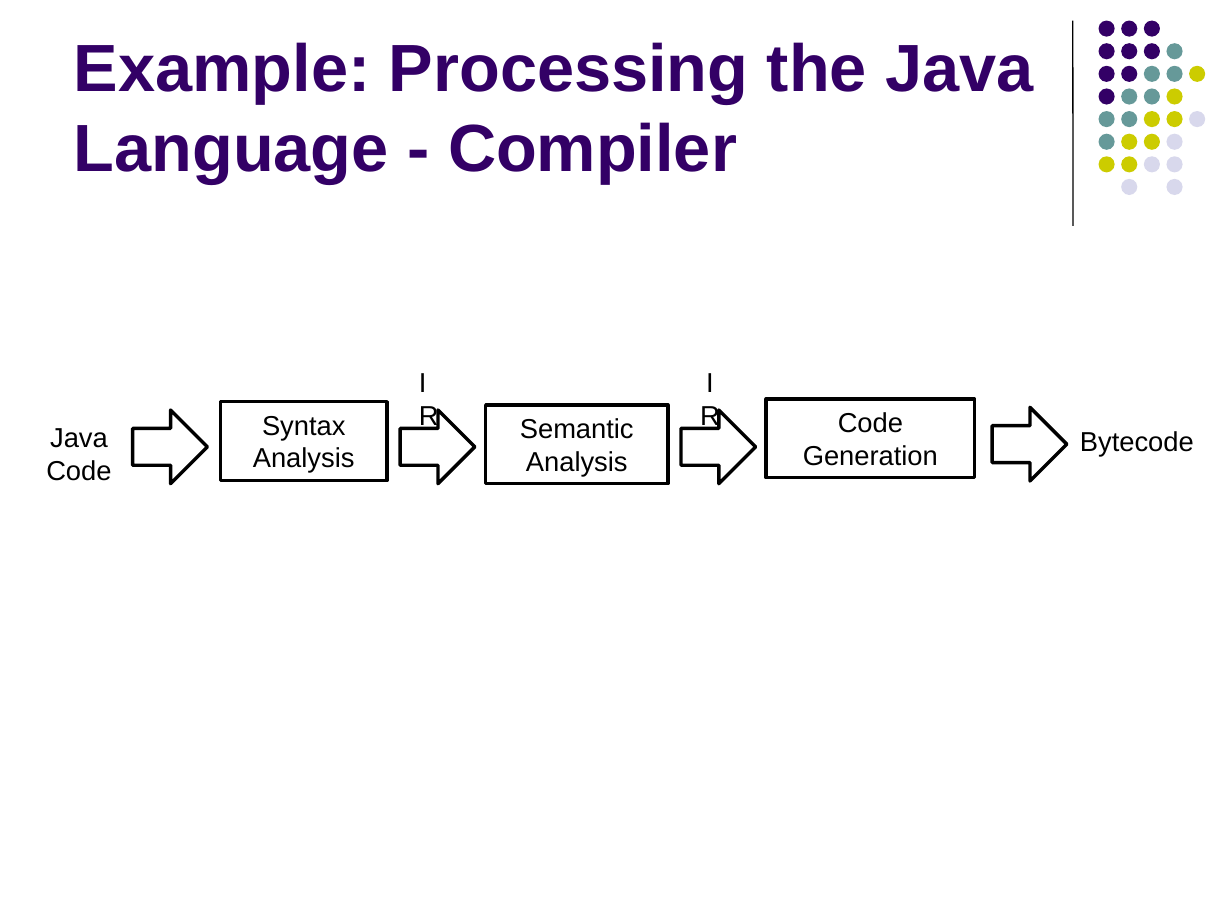
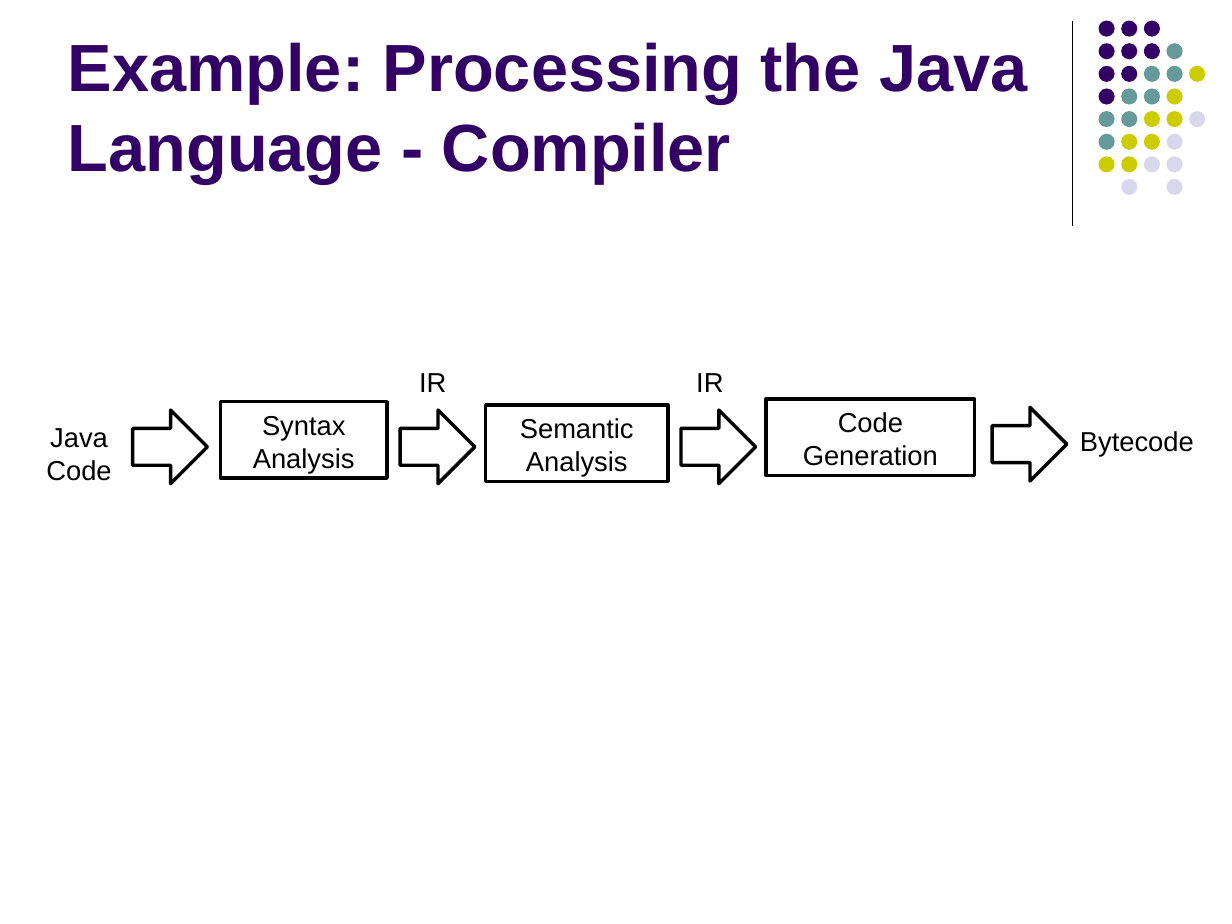
Before and after one commit to lutzhamel/CSC402, a slide deck: slide 23 of notes/csc402-ln001.pptx (slide 24 before the commit). Drawn at 1232x924 pixels with LibreOffice and Linux fonts; fonts in the diff are those of the drawing. Boxes give left, top, right and bottom in pixels: in the first picture for what was removed or moved away, otherwise in the second. Text is boxed around its words. In the diff, an @@ line names an element or a change of style, - is before the commit and + after.

```diff
--- a/notes/csc402-ln001.pptx
+++ b/notes/csc402-ln001.pptx
@@ title "Example: Processing the Java Language ...": place and size @@
-title "Example: Processing the Java Language ..." at [74, 42, 1033, 183]
+title "Example: Processing the Java Language ..." at [68, 42, 1027, 183]
@@ text "IR" rewrapped from [407, 360, 451, 397] to [419, 373, 446, 392] @@
@@ text "IR" rewrapped from [687, 360, 732, 397] to [696, 373, 723, 392] @@
@@ right arrow at [400, 410, 476, 484]: proportions changed @@
@@ right arrow at [681, 410, 756, 484]: proportions changed @@
```
Also in this commit, not shown: 24 other slides changed, 1 slide removed, 3 other files.
